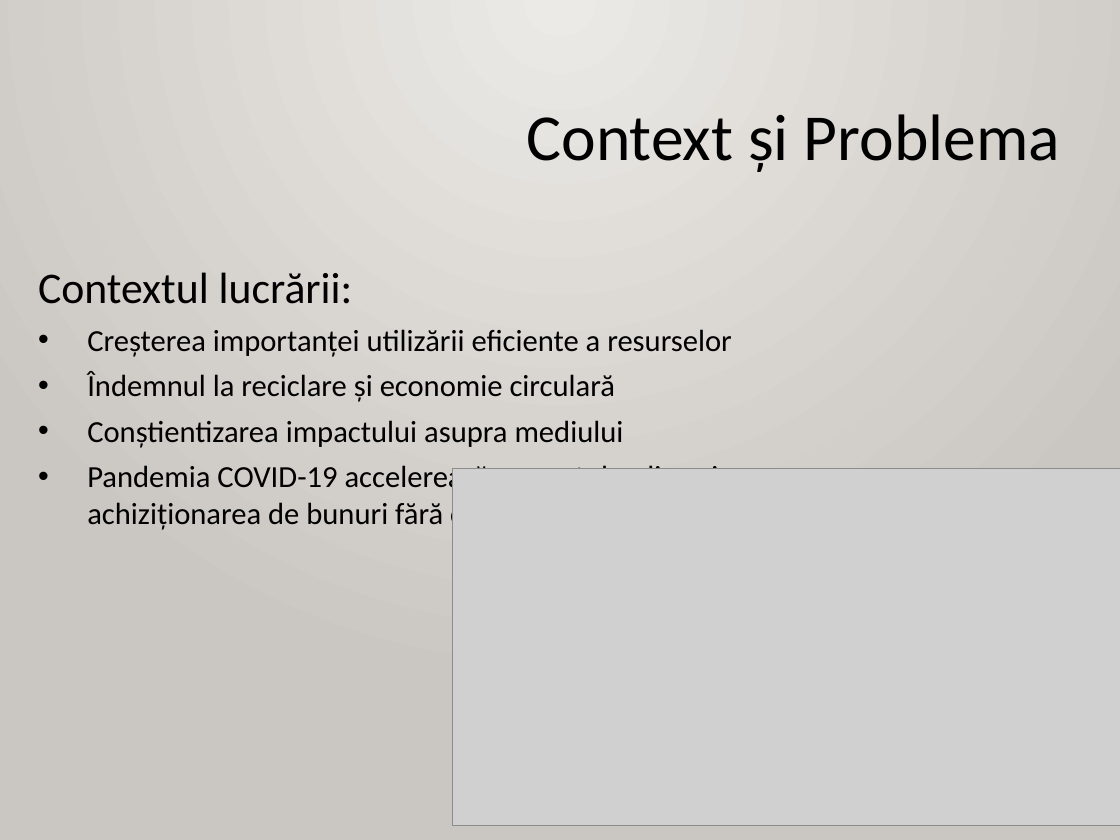
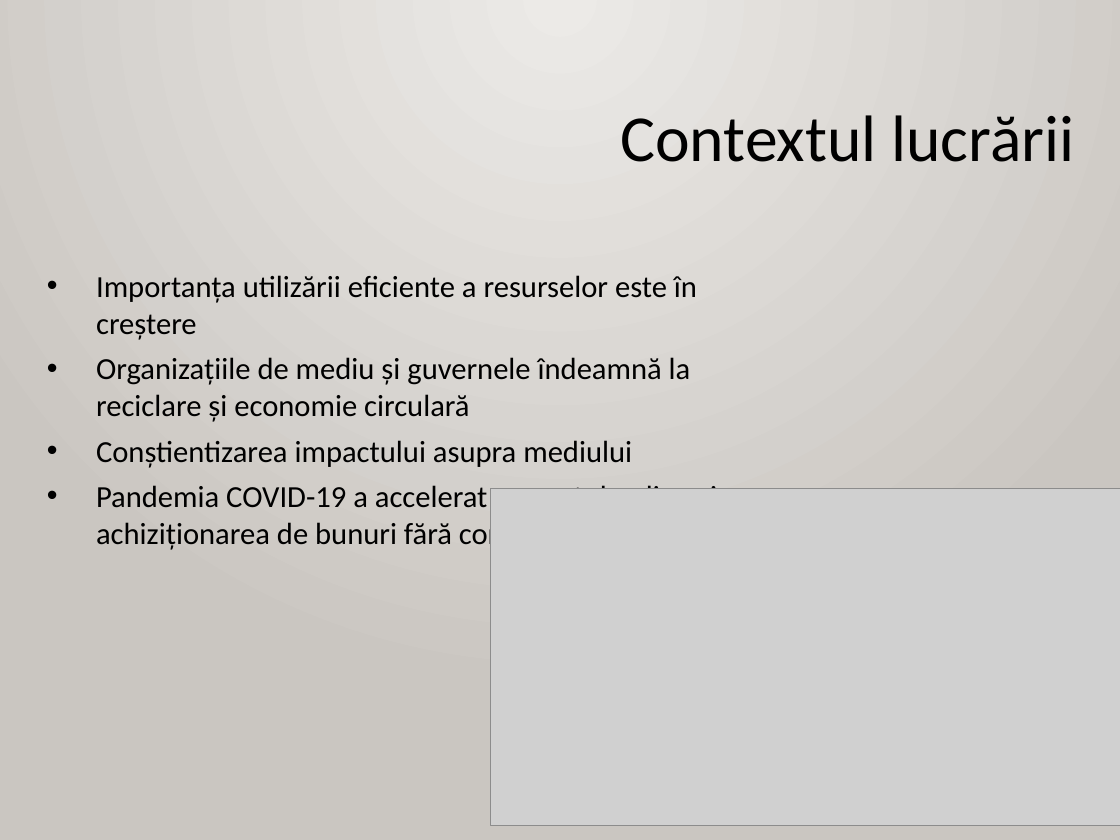
Before and after one commit to AlexandruOlteanu/SwapIt, a slide deck: slide 2 of files/documentation/presentation/Final_Presentation_Alexandru_Olteanu.pptx. Drawn at 1120x840 pixels with LibreOffice and Linux fonts; fonts in the diff are those of the drawing; grey boxes stand for pictures. Boxes give left, top, right and bottom in pixels: in the first picture for what was removed or moved away, otherwise in the second. Text is boxed around its words. In the diff, an @@ line names an element or a change of style, - is before the commit and + after.

```diff
--- a/files/documentation/presentation/Final_Presentation_Alexandru_Olteanu.pptx
+++ b/files/documentation/presentation/Final_Presentation_Alexandru_Olteanu.pptx
@@ text at [620,115,1074,162]: text changed @@
-Context și Problema
+Contextul lucrării
@@ text "Importanța utilizării eficiente a resurselor ...": place and size @@
-text "Importanța utilizării eficiente a resurselor ..." at [38,272,732,531]
+text "Importanța utilizării eficiente a resurselor ..." at [96,275,717,551]
@@ text at [96,275,697,422]: text changed @@
-Contextul lucrării:
-• Creșterea importanței utilizării eficiente a resurselor
-• Îndemnul la reciclare și economie circulară
+• Importanța utilizării eficiente a resurselor este în creștere
+• Organizațiile de mediu și guvernele îndeamnă la reciclare și economie circulară
@@ text at [96,485,717,551]: text changed @@
-• Pandemia COVID-19 accelerează comerțul online și achiziționarea de bunuri fără contact direct
+• Pandemia COVID-19 a accelerat comerțul online și achiziționarea de bunuri fără contact direct
@@ picture: place and size @@
-picture at [453,469,1120,825]
+picture at [490,489,1120,825]
```
Also in this commit, not shown: 1 other slide changed, 6 slides added, 2 other files.
